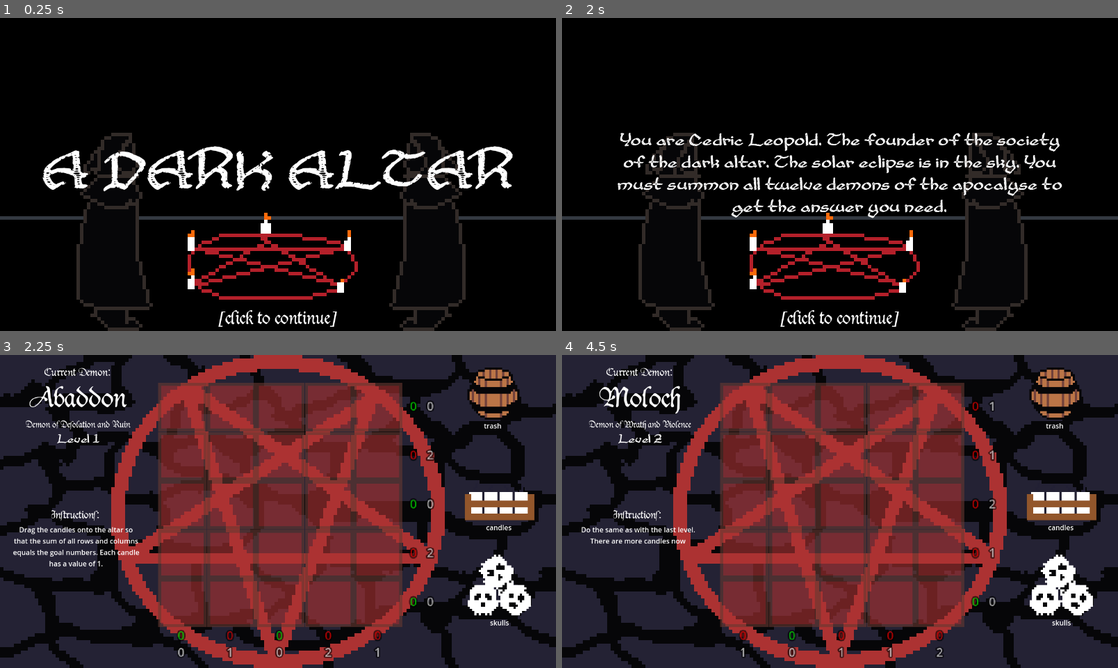
Above: before the commit, frames 1-4 (two rows, left to right).
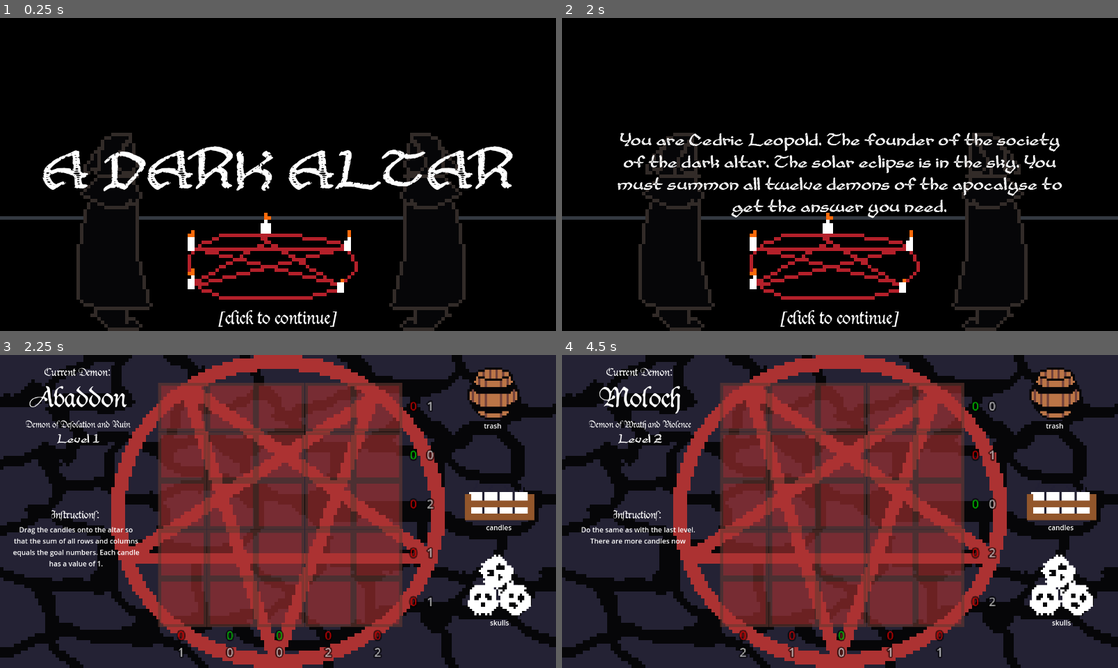
Above: after the commit, the same moments.

Repository: adrientremblay/ld55
Game: Godot game, scene res://scenes/title_screen.tscn
Same seed, same stepped clock (60 frames per second), same inputs: the game is played once before the commit and once after it.
Inputs (mouse positions are in pixels of both pictures, inside the frame that each line leads up to):
- Up to frame 1 (0.25 s): no input
- Up to frame 2 (2 s): tap Enter at 0.5, 1.25 s; move the mouse to (962, 158) at 0.52 s; press the mouse at (962, 158) at 0.53 s; move the mouse to (728, 190) at 1.27 s; release the mouse at (728, 190) at 1.28 s; click (728, 190) at 1.35 s
- Up to frame 3 (2.25 s): tap Enter at 2 s; move the mouse to (333, 442) at 2.02 s; press the mouse at (333, 442) at 2.03 s
- Up to frame 4 (4.5 s): tap Space (skip_level) at 2.75 s; move the mouse to (1062, 502) at 2.77 s; release the mouse at (1062, 502) at 2.78 s; click (1062, 502) at 2.85 s; tap Enter at 3.5, 4.25 s; move the mouse to (1062, 599) at 3.52 s; press the mouse at (1062, 599) at 3.53 s; move the mouse to (673, 464) at 4.27 s; release the mouse at (673, 464) at 4.28 s; click (673, 464) at 4.35 s

Frames 1-2 are identical in both runs. In frame 3, 0.4% of the frame differs, in the area x 31-79%, y 14-97%; in frame 4, 0.3%.

Commit message:
level 3 is a puzzle with skulls

Diff:
--- a/scripts/demon.gd
+++ b/scripts/demon.gd
@@ -34,19 +34,28 @@
 	var cols = [0,0,0,0,0]
 
 	var candle_density = 0.5
+	var skull_density = 0.5
 	match level:
 		1:
 			candle_density = 0.2
+			skull_density = 0.0
 		2:
 			candle_density = 0.4
+			skull_density = 0.0
 		3:
 			candle_density = 0.6
+			skull_density = 0.3
 
 	for i in range(5):
 		for j in range(5):
-			var should_place = rng.randf() < candle_density
-			if should_place:
-				rows[i]+=1
-				cols[j]+=1
+			var placed_offering_value = 0
+
+			if rng.randf() < skull_density:
+				placed_offering_value = 2
+			elif rng.randf() < candle_density:
+				placed_offering_value = 1
+
+			rows[i] += placed_offering_value
+			cols[j] += placed_offering_value
 
 	return [rows, cols]
